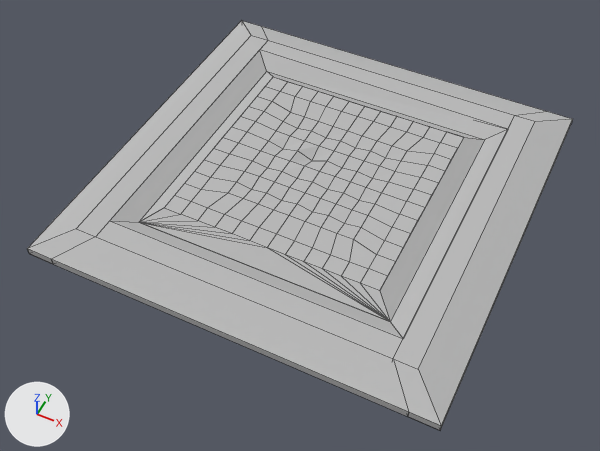
Two versions of the Blender file assets/Models/Board/board.blend, one commit apart.
One viewpoint serves both versions: a camera (50 mm lens) standing at (1.33, -2.91, 3.24) and looking at (-0.01, -0.22, -0.12). The lights are fixed; the arrows at lower left show +X, +Y and +Z. Mesh edges are drawn as thin lines.

The first picture shows 'Board'.
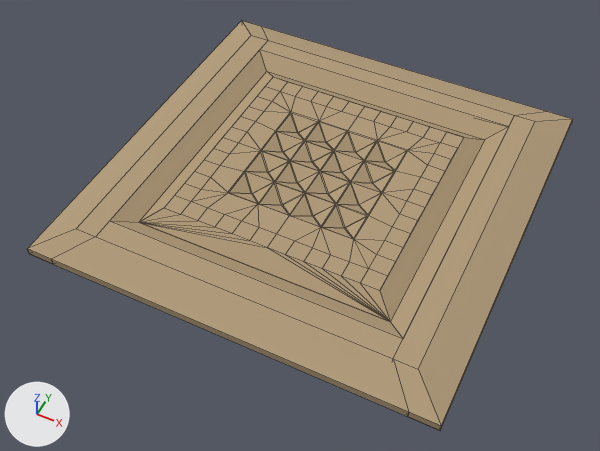
What differs and where, as boxes [x1, y1, x2, y2] in the pictures (600 x 451 px; the box of a moved part takes in the faces that stretch with it):
part 1 of me_board, moved or reshaped
    both: [260, 41, 515, 338]
part 2 of me_board, built on
    both: [191, 91, 440, 269]
part 3 of me_board, recoloured (grey to beige)
    both: [27, 21, 573, 430]

The change, as a list of edits to the scene's bpy script:
```text
Add mat_initialshadinggro:
    mat_initialshadinggro = diffuse_material('initialShadingGro')
    mat_initialshadinggro.base_color = (0.449, 0.341, 0.209)  # beige #b39e7e
Change me_board:
    used by ob_board; location = (0.0, 0.0, 0.0); scale = (0.1, 0.1, 0.1)
    verts and faces of me_board; kept vertices keep their numbers, new ones are numbered from 261
    before: 1 (8.0, 8.0, 0.8) at pixel (508, 129)
    remove me_board.from_pydata(...)  # 261 vertices, 200 faces, 5 loose edges; spans x -11.0..11.0, y -11.0..11.0, z 0.0..1.0
    add me_board.from_pydata(...)  # 408 vertices, 389 faces, 5 loose edges; spans x -11.0..11.0, y -11.0..11.0, z 0.0..1.0
    me_board part 1
    add verts[1] = (8.0, 8.0, 1.0)  # moved, pixel (508, 126)
    me_board part 2
    59 vertices are removed from x -3.6..3.6, y -3.6..3.6, z 0.6..1.0
    98 faces are deleted
    6 vertices move from x -2.7..3.6, y -2.7..2.7, z 1.0 to x -3.6..3.6, y -3.6..3.6, z 1.0
    167 vertices are added at x -3.6..3.6, y -3.6..3.6, z 0.5..1.0
    13 new vertices lie (1.6, 0.0, 0.0) away from vertices in x -3.5..1.9, y -3.6..3.6, z 1.0
    9 new vertices lie (0.8, 0.9, -0.5) away from vertices in x -3.5..1.9, y -3.6..1.8, z 1.0
    6 new vertices lie (0.0, 1.6, 0.0) away from vertices in x 0.0..3.6, y -3.5..-1.8, z 1.0
    6 new vertices lie (0.0, 1.6, 0.0) away from vertices in x -3.6..1.8, y -1.7..1.9, z 1.0
    5 new vertices lie (0.9, -0.8, -0.5) away from vertices in x -1.8..1.8, y -0.1..3.5, z 1.0
    287 new faces join them
    me_board part 3: 102 faces spanning x -11.0..11.0, y -11.0..11.0, z 0.0..1.0 switch from mat_initialshadinggroup (grey #bcbcbc) to mat_initialshadinggro (beige #b39e7e)
```
